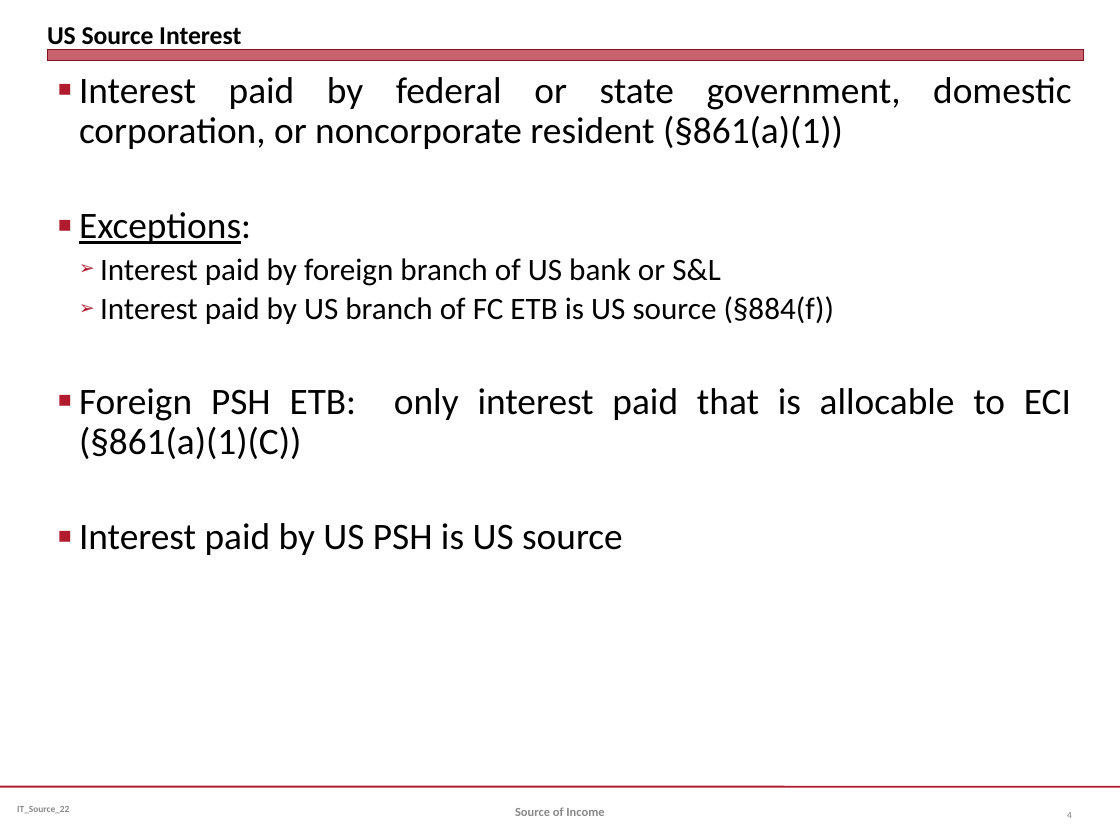
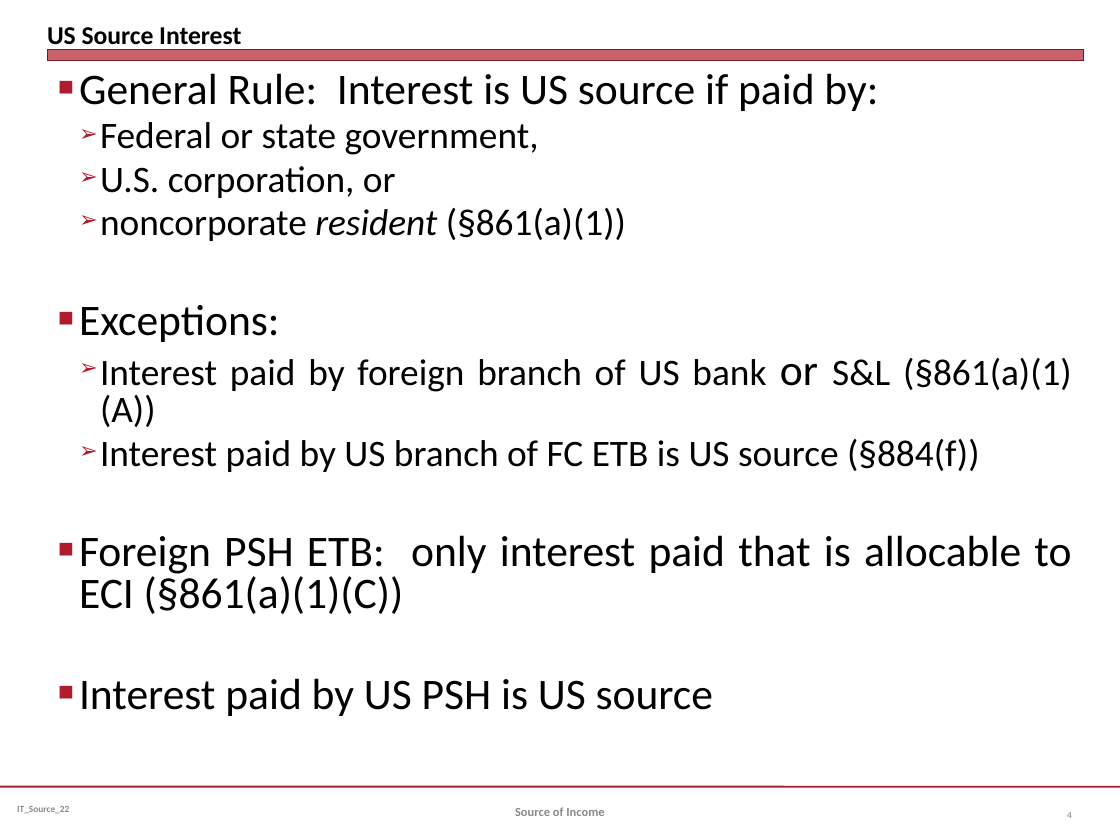
Before and after one commit to jmc877/International-Tax, a slide deck: slide 4 of slides/IT_Source_IntDiv_22.pptx. Drawn at 1120x840 pixels with LibreOffice and Linux fonts; fonts in the diff are those of the drawing. Boxes give left, top, right and bottom in pixels: in the first picture for what was removed or moved away, otherwise in the second. Text is boxed around its words. In the diff, an @@ line names an element or a change of style, - is before the commit and + after.

```diff
--- a/slides/IT_Source_IntDiv_22.pptx
+++ b/slides/IT_Source_IntDiv_22.pptx
@@ text at (x1=79, y1=73, x2=878, y2=241): text changed @@
-■ Interest paid by federal or state government, domestic corporation, or noncorporate resident (§861(a)(1))
+■ General Rule: Interest is US source if paid by:
+  ➢ Federal or state government,
+  ➢ U.S. corporation, or
+  ➢ noncorporate resident (§861(a)(1))
@@ text at (x1=79, y1=305, x2=1071, y2=716): size 24 to 28 pt in "Exceptions:", "Foreign PSH ETB: only interest paid that ...", "Interest paid by US PSH is US ..."; underline off in "Exceptions:"; size 20 to 24 pt in "Interest paid by US branch of FC ..."; line spacing 0.9 to 0.8 @@
@@ text at (x1=100, y1=358, x2=1072, y2=427): text changed; size 20 to 24 pt @@
-  ➢ Interest paid by foreign branch of US bank or S&L
+  ➢ Interest paid by foreign branch of US bank or S&L (§861(a)(1)(A))
```
Also in this commit, not shown: 6 other slides changed, 3 other files.
